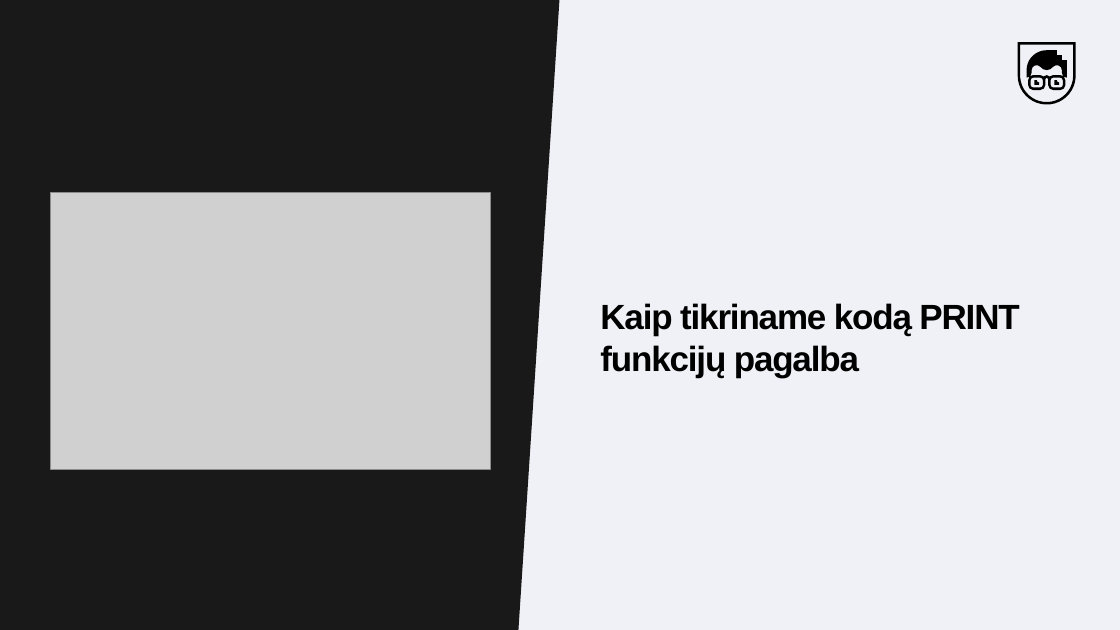
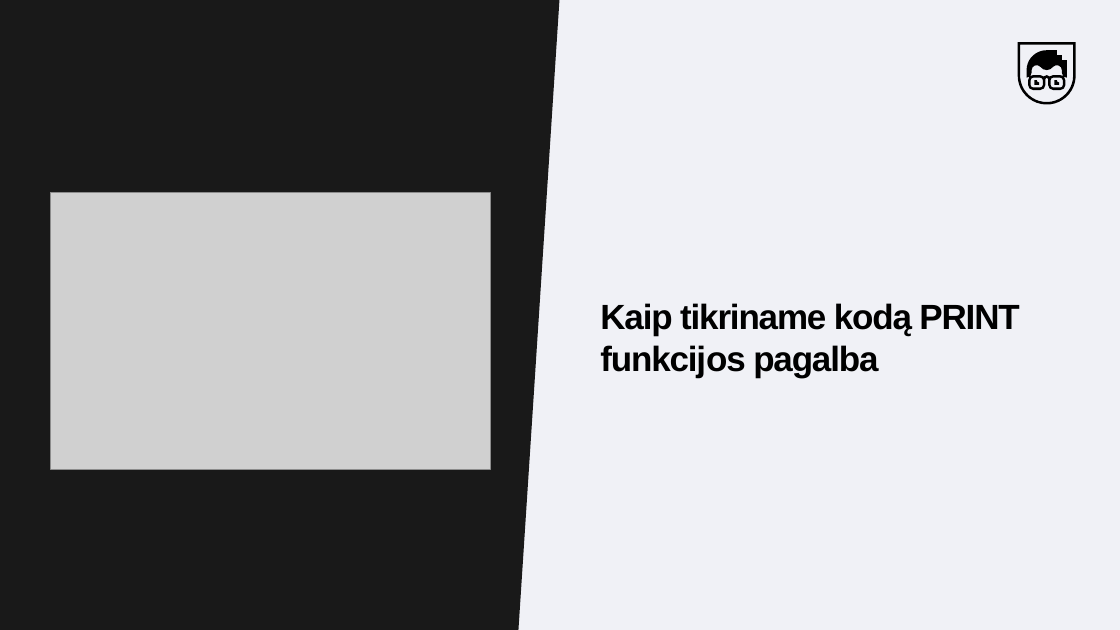
Before and after one commit to MantsSk/CA_Python, a slide deck: slide 3 of Skaidres-Medziaga/18_paskaita_Logginimas.pptx (slide 12 before the commit). Drawn at 1120x630 pixels with LibreOffice and Linux fonts; fonts in the diff are those of the drawing; grey boxes stand for pictures. Boxes give left, top, right and bottom in pixels: in the first picture for what was removed or moved away, otherwise in the second. Text is boxed around its words. In the diff, an @@ line names an element or a change of style, - is before the commit and + after.

```diff
--- a/Skaidres-Medziaga/18_paskaita_Logginimas.pptx
+++ b/Skaidres-Medziaga/18_paskaita_Logginimas.pptx
@@ text at <box>600,303,1019,377</box>: text changed @@
-Kaip tikriname kodą PRINT funkcijų pagalba
+Kaip tikriname kodą PRINT funkcijos pagalba
```
Also in this commit, not shown: 7 other slides changed, 9 slides removed, 2 other files.
